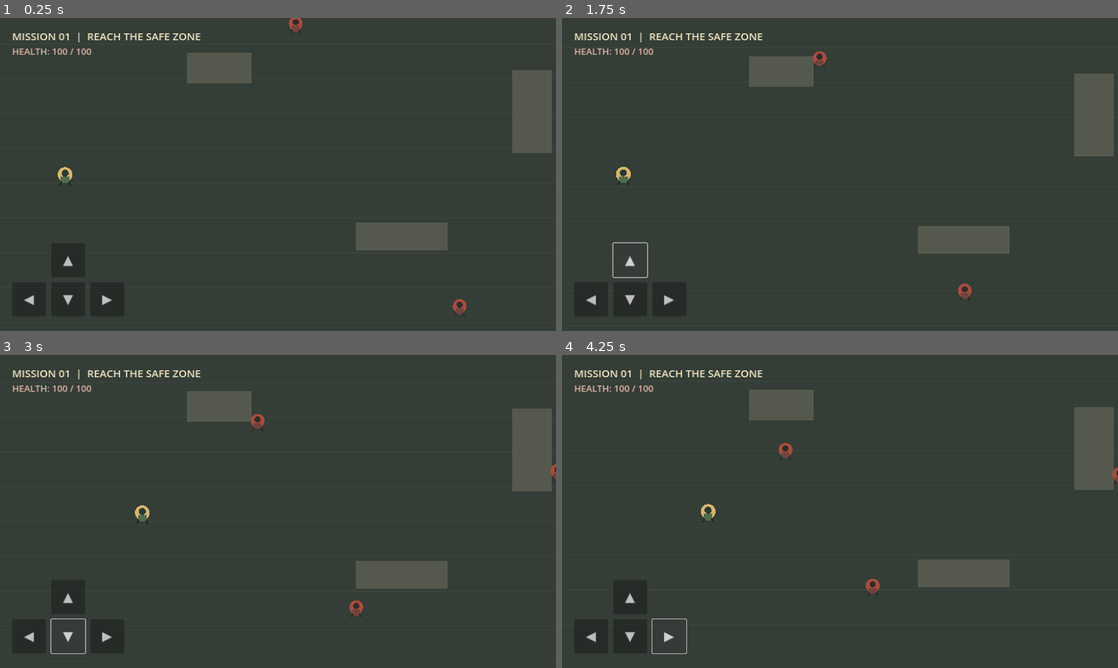
Above: before the commit, frames 1-4 (two rows, left to right).
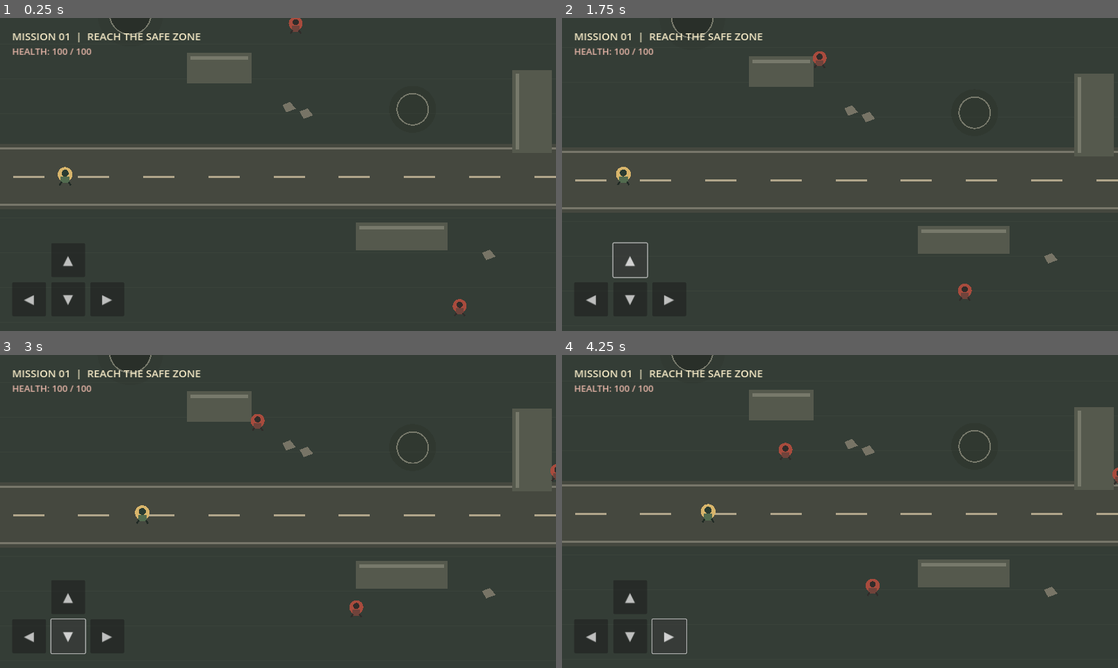
Above: after the commit, the same moments.

Repository: se01mb-spec/frontline-game
Game: Godot game, scene res://scenes/main.tscn
Same seed, same stepped clock (60 frames per second), same inputs: the game is played once before the commit and once after it.
Inputs:
- Up to frame 1 (0.25 s): no input
- Up to frame 2 (1.75 s): click "◀" at 0.5 s; click "▲" at 1.25 s
- Up to frame 3 (3 s): hold D (move_right) 2.03-2.75 s; click "▼" at 2.75 s
- Up to frame 4 (4.25 s): click "▶" at 3.5 s

The runs differ from the first frame. In frame 1, 2.3% of the frame differs, in the area x 0-100%, y 0-78%; in frame 2, 2.3%, in the area x 0-100%, y 0-79%; in frame 3, 2.3%; in frame 4, 2.3%.

Commit message:
Improve first mission battlefield terrain visuals

Diff:
--- a/scripts/main.gd
+++ b/scripts/main.gd
@@ -171,15 +171,41 @@
 
 func _draw() -> void:
 	draw_rect(Rect2(Vector2.ZERO, MAP_SIZE), Color("343d36"), true)
+
+	# Subtle terrain grain and a broken evacuation road.
 	for x in range(0, int(MAP_SIZE.x) + 1, 80):
-		draw_line(Vector2(x, 0), Vector2(x, MAP_SIZE.y), Color(0.75, 0.78, 0.7, 0.07), 1)
+		draw_line(Vector2(x, 0), Vector2(x, MAP_SIZE.y), Color(0.75, 0.78, 0.7, 0.045), 1)
 	for y in range(0, int(MAP_SIZE.y) + 1, 80):
-		draw_line(Vector2(0, y), Vector2(MAP_SIZE.x, y), Color(0.75, 0.78, 0.7, 0.07), 1)
+		draw_line(Vector2(0, y), Vector2(MAP_SIZE.x, y), Color(0.75, 0.78, 0.7, 0.045), 1)
+	draw_rect(Rect2(0, 470, MAP_SIZE.x, 150), Color("45483f"), true)
+	draw_rect(Rect2(0, 478, MAP_SIZE.x, 5), Color("77766a"), true)
+	draw_rect(Rect2(0, 607, MAP_SIZE.x, 5), Color("77766a"), true)
+	for x in range(30, int(MAP_SIZE.x), 150):
+		draw_rect(Rect2(x, 543, 72, 5), Color("b0a58a"), true)
+
+	# Dust, impact craters and scattered debris are decorative terrain details.
+	draw_circle(Vector2(300, 170), 76, Color(0.18, 0.20, 0.17, 0.30))
+	draw_circle(Vector2(300, 170), 48, Color(0.12, 0.14, 0.12, 0.48))
+	draw_arc(Vector2(300, 170), 48, 0, TAU, 40, Color("77796b"), 3)
+	draw_circle(Vector2(950, 390), 54, Color(0.16, 0.18, 0.15, 0.34))
+	draw_arc(Vector2(950, 390), 36, 0, TAU, 40, Color("77796b"), 3)
+	draw_circle(Vector2(1390, 900), 68, Color(0.16, 0.18, 0.15, 0.34))
+	draw_arc(Vector2(1390, 900), 46, 0, TAU, 40, Color("77796b"), 3)
+	for debris in [Vector2(650, 380), Vector2(690, 395), Vector2(1110, 720), Vector2(1320, 220), Vector2(1620, 690)]:
+		draw_colored_polygon(PackedVector2Array([debris, debris + Vector2(18, -7), debris + Vector2(31, 9), debris + Vector2(9, 17)]), Color("777466"))
+
 	# Visual cover is paired with matching StaticBody2D collision shapes.
 	draw_rect(Rect2(430, 260, 150, 70), Color("55594d"), true)
 	draw_rect(Rect2(820, 650, 210, 64), Color("55594d"), true)
 	draw_rect(Rect2(1180, 300, 90, 190), Color("55594d"), true)
 	draw_rect(Rect2(1450, 760, 180, 70), Color("55594d"), true)
+	draw_rect(Rect2(438, 268, 134, 8), Color("77796b"), true)
+	draw_rect(Rect2(828, 658, 194, 8), Color("77796b"), true)
+	draw_rect(Rect2(1188, 308, 8, 174), Color("77796b"), true)
+	draw_rect(Rect2(1458, 768, 164, 8), Color("77796b"), true)
+
+	# Safe-zone beacon.
+	draw_circle(OBJECTIVE_POSITION, 50, Color(0.9, 0.78, 0.35, 0.08))
 	draw_arc(OBJECTIVE_POSITION, 38, 0, TAU, 48, Color("e6c75a"), 3)
 	draw_arc(OBJECTIVE_POSITION, 24, 0, TAU, 48, Color("e6c75a"), 2)
 	draw_line(OBJECTIVE_POSITION + Vector2(-48, 0), OBJECTIVE_POSITION + Vector2(48, 0), Color("e6c75a"), 2)
